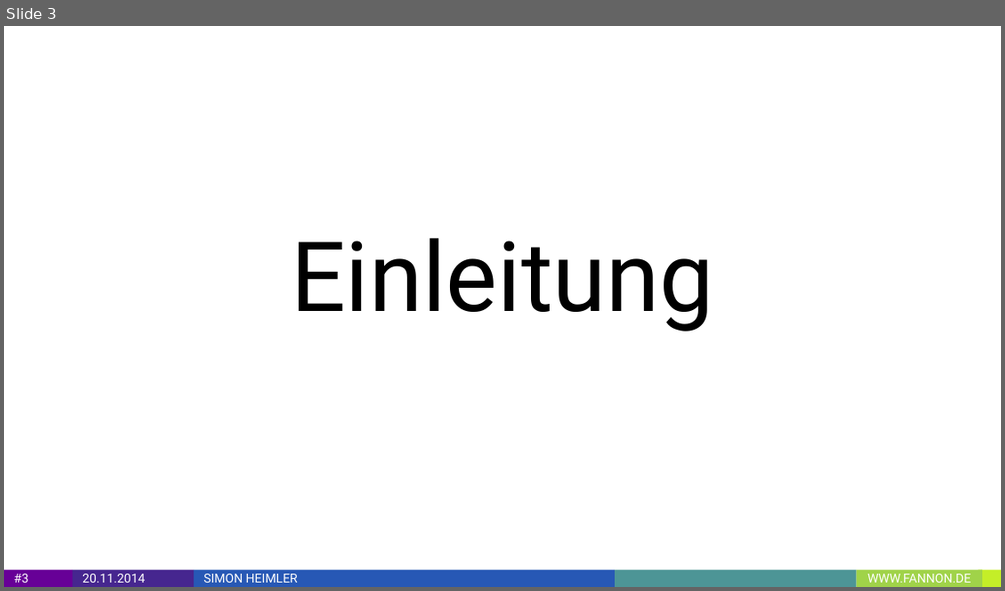
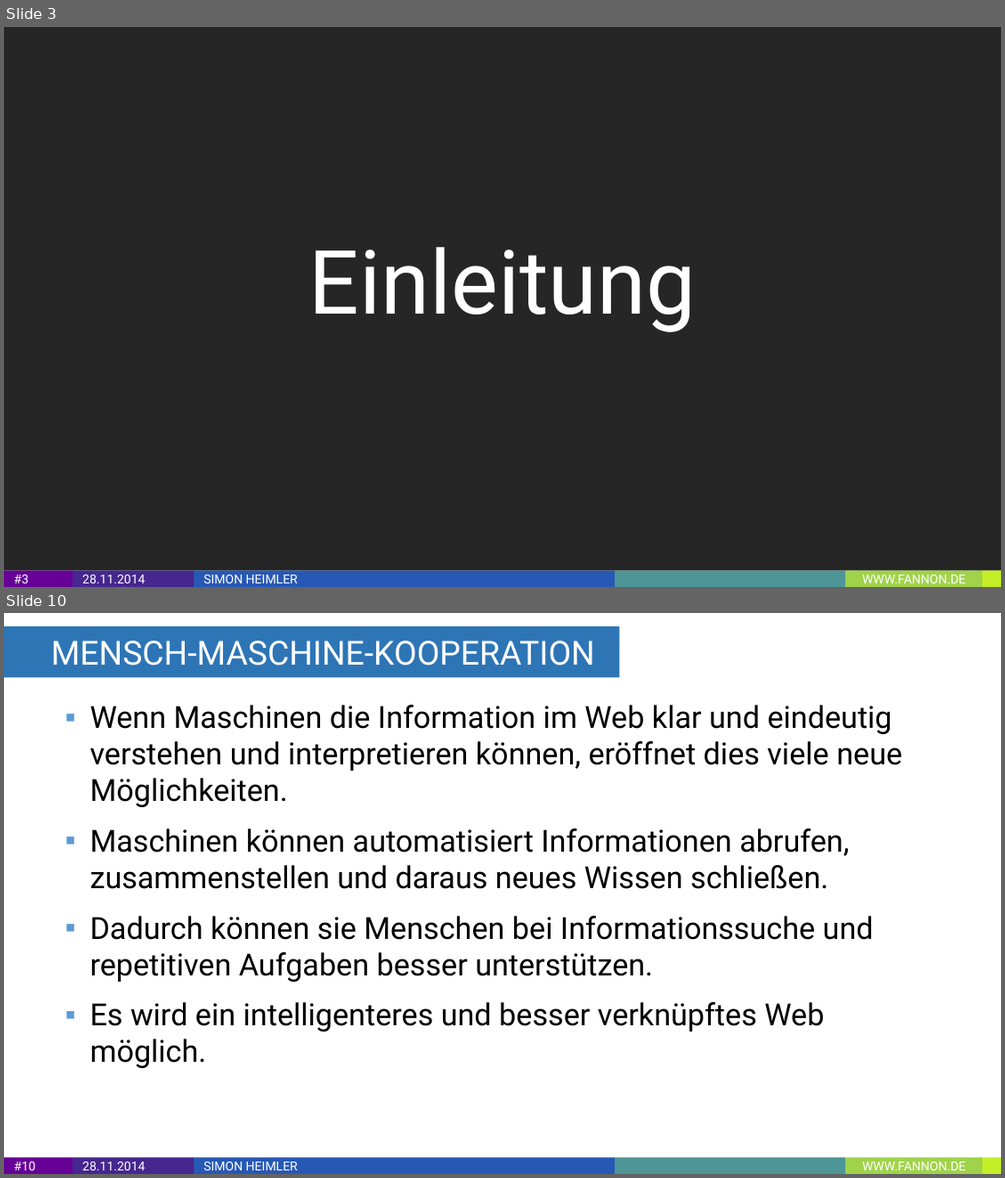
Before and after one commit to Fannon/SemanticWebParadigmen, a slide deck: Semantic Web Paradigmen PPT.pptx. Shown one above the other, each under a label of ours: slide 3 before the commit, slides 3 and 10 after it; the slides between them are not shown. The pictures are 1005x591 and 1005x1178 pixels, drawn with LibreOffice and Linux fonts; fonts in the diff are those of the drawing. Boxes give left, top, right and bottom in pixels: in the first picture for what was removed or moved away, otherwise in the second. Text is boxed around its words. In the diff, an @@ line names an element or a change of style, - is before the commit and + after.

```diff
--- a/Semantic Web Paradigmen PPT.pptx
+++ b/Semantic Web Paradigmen PPT.pptx
@@ slide 10 added at [4,613,1001,1174], background #FFFFFF; not listed: 6 template elements that a slide beside it also shows @@
@@ rectangle added at [4,627,619,678], fill #2E75B6, 24 pt, text #FFFFFF @@
+MENSCH-MASCHINE-KOOPERATION
@@ text added at [90,705,902,1068], 22 pt, text #000000 @@
+▪ Wenn Maschinen die Information im Web klar und eindeutig verstehen und interpretieren können, eröffnet dies viele neue Möglichkeiten.
+▪ Maschinen können automatisiert Informationen abrufen, zusammenstellen und daraus neues Wissen schließen.
+▪ Dadurch können sie Menschen bei Informationssuche und repetitiven Aufgaben besser unterstützen.
+▪ Es wird ein intelligenteres und besser verknüpftes Web möglich.
@@ slide 3 changed as well @@
@@ rectangle added at [4,26,1001,571], fill #262626 @@
@@ title "Einleitung": place and size @@
-title "Einleitung" at [291,238,714,331]
+title "Einleitung" at [308,247,696,332]
@@ title "Einleitung" at [308,247,696,332]: size 70 to 64 pt, text colour #000000 to #FFFFFF @@
@@ text in rectangle at [82,574,145,583]: text changed @@
-20.11.2014
+28.11.2014
@@ rectangle: place and size @@
-rectangle at [614,569,855,586]
+rectangle at [614,571,845,587]
@@ rectangle "WWW.FANNON.DE": place and size @@
-rectangle "WWW.FANNON.DE" at [857,569,982,586]
+rectangle "WWW.FANNON.DE" at [845,571,982,587]
```
Also in this commit, not shown: 8 other slides changed, 20 other slides added, 4 slides removed, 2 other files.
